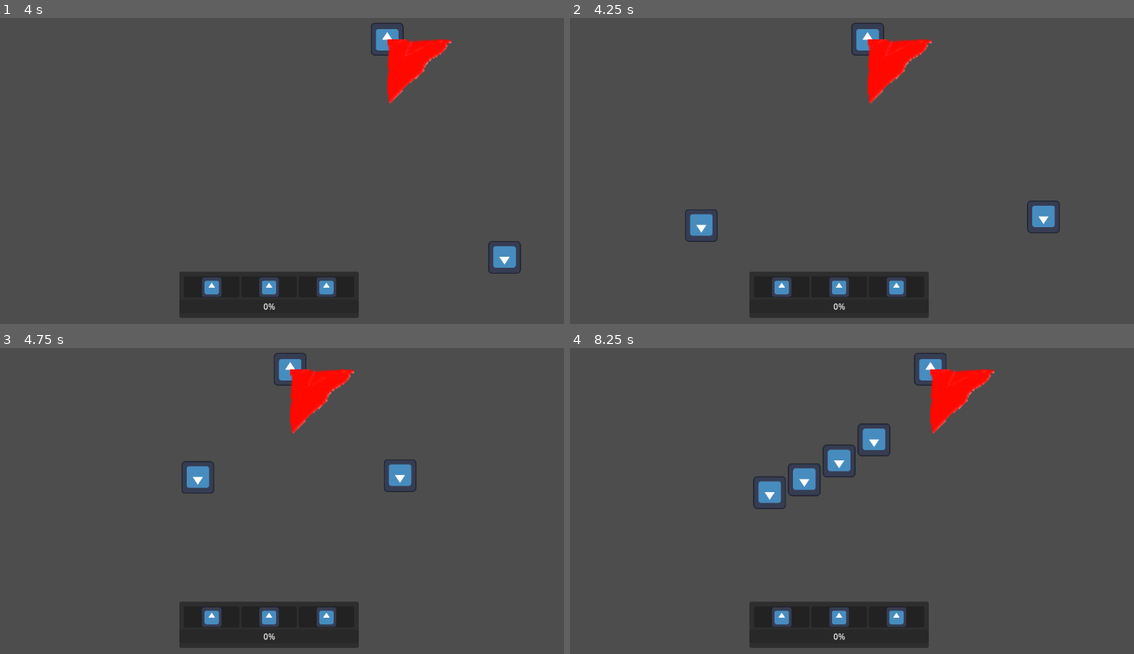
Above: before the commit, frames 1-4 (two rows, left to right).
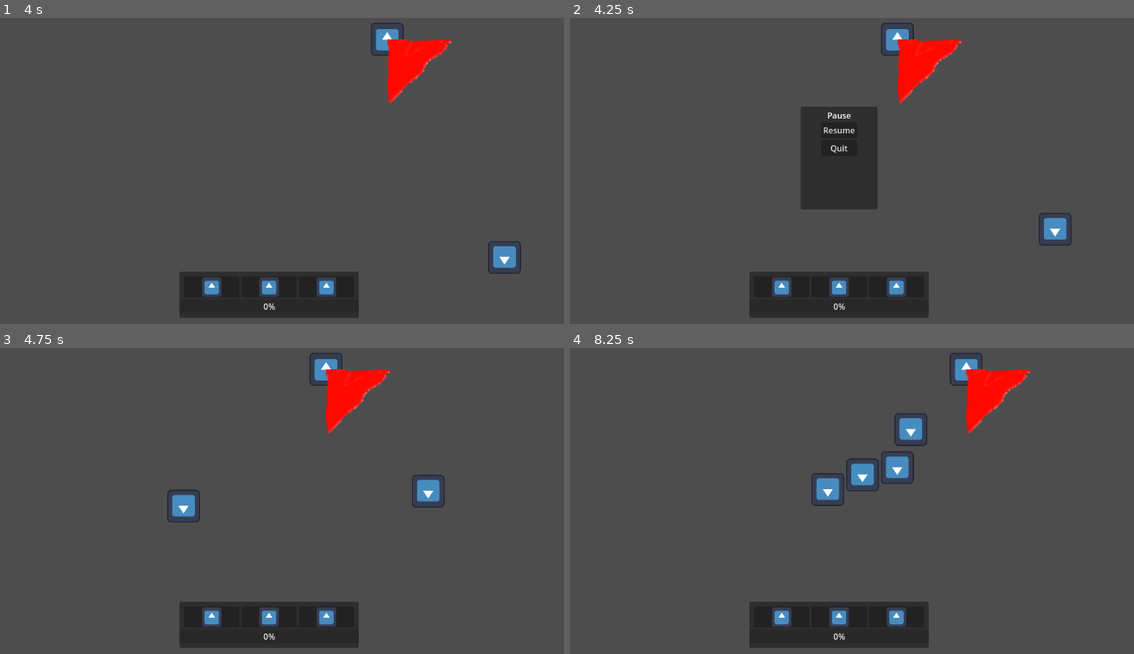
Above: after the commit, the same moments.

Repository: aWildIvysaur/elemental-project
Game: Godot game, scene res://scene/test.tscn
The game is run twice, just before and just after one commit, with the same random seed, the same clock (stepped at 60 frames per second) and the same inputs. The engine's default icon, where the game draws it, is replaced by a stand-in: a white triangle on a blue panel in a dark square.
Inputs (mouse positions are in pixels of both pictures, inside the frame that each line leads up to):
- Up to frame 1 (4 s): move the mouse to (400, 140) at 0.52 s; hold Right (right) 0.53-1.28 s; click (400, 140) at 0.6 s; move the mouse to (152, 174) at 1.27 s; hold Down (down) 1.28-2.03 s; tap Space (dash) at 1.35 s; move the mouse to (327, 85) at 2.02 s; hold Right (right) 2.03-2.78 s; tap 1 (elem1) at 2.1 s; tap Enter at 2.75 s; move the mouse to (236, 223) at 2.77 s; hold Up (up) 2.78-3.53 s; tap 2 (elem2) at 2.85 s; move the mouse to (445, 207) at 3.52 s; hold Left (left) from 3.53 s (still down); tap 3 (elem3) at 3.6 s
- Up to frame 2 (4.25 s): keep holding Left (left); tap Escape (pause, bound only after the commit) at 4.15 s
- Up to frame 3 (4.75 s): release Left (left) at 4.25 s; click (270, 461) at 4.25 s, where only the run after the commit has a clickable "Resume"
- Up to frame 4 (8.25 s): move the mouse to (660, 439) at 5.02 s; hold Left (left) 5.03-5.78 s; click (660, 439) at 5.1 s; move the mouse to (868, 488) at 5.77 s; hold Down (down) 5.78-6.53 s; tap one key every 0.75 s from 5.85 s: Space (dash) 1 (elem1) 2 (elem2) 3 (elem3); move the mouse to (750, 406) at 6.52 s; hold Right (right) 6.53-7.28 s; move the mouse to (970, 470) at 7.27 s; hold Up (up) 7.28-8.03 s; move the mouse to (722, 504) at 8.02 s; hold Right (right) from 8.03 s (still down)

Frame 1 is identical in both runs. In frame 2, 7.8% of the frame differs, in the area x 20-89%, y 1-75%; in frame 3, 4.1%; in frame 4, 5.6%.

Commit message:
feat: pause menu and ui
pause menu and buttons
game pauses on ESC

Diff:
--- a/project.godot
+++ b/project.godot
@@ -75,3 +75,8 @@
 "events": [Object(InputEventKey,"resource_local_to_scene":false,"resource_name":"","device":-1,"window_id":0,"alt_pressed":false,"shift_pressed":false,"ctrl_pressed":false,"meta_pressed":false,"pressed":false,"keycode":0,"physical_keycode":51,"key_label":0,"unicode":51,"echo":false,"script":null)
 ]
 }
+pause={
+"deadzone": 0.5,
+"events": [Object(InputEventKey,"resource_local_to_scene":false,"resource_name":"","device":-1,"window_id":0,"alt_pressed":false,"shift_pressed":false,"ctrl_pressed":false,"meta_pressed":false,"pressed":false,"keycode":0,"physical_keycode":4194305,"key_label":0,"unicode":0,"echo":false,"script":null)
+]
+}
--- /dev/null
+++ b/scene/game_handler.gd
@@ -0,0 +1,32 @@
+extends Node
+
+class_name GameHandler
+
+signal toggle_game_paused(is_paused : bool)
+
+@export var pause_menu: Control
+#@export var load_menu: Control
+@export var options_menu: Control
+@export var HUD: Control
+
+var game_paused: bool = false:
+	get:
+		return game_paused
+	set(value):
+		game_paused = value
+		get_tree().paused = game_paused
+		emit_signal("toggle_game_paused", game_paused)
+		print("Esc Pressed")
+
+func _input(event: InputEvent):
+	if(event.is_action_pressed("pause")):
+		game_paused = !game_paused
+
+func switch_menu_pause():
+	pause_menu.switch_menu()
+
+#func switch_menu_load():
+#	load_menu.switch_menu()
+
+func switch_menu_options():
+	options_menu.switch_menu()
--- /dev/null
+++ b/scene/game_mode_ui.gd
@@ -0,0 +1,5 @@
+extends Control
+
+# Called when the node enters the scene tree for the first time.
+func _ready():
+	pass # Replace with function body.
--- /dev/null
+++ b/scene/options_menu.gd
@@ -0,0 +1,26 @@
+extends Control
+
+@export var game_handler : GameHandler
+
+var vis_state: bool = false
+
+# Called when the node enters the scene tree for the first time.
+func _ready():
+	hide()
+	game_handler.connect("toggle_game_paused", _on_game_handler_toggle_game_paused)
+
+func _on_game_handler_toggle_game_paused(is_paused: bool):
+	if(!is_paused):
+		hide()
+		vis_state = false
+
+func switch_menu():
+	vis_state = !vis_state
+	if vis_state:
+		show()
+	else:
+		hide()
+
+# Called every frame. 'delta' is the elapsed time since the previous frame.
+func _process(_delta):
+	pass
--- /dev/null
+++ b/scene/options_menu.tscn
@@ -0,0 +1,7 @@
+[gd_scene format=3 uid="uid://bk6tc2ibw4r67"]
+
+[node name="OptionsMenu" type="Control"]
+layout_mode = 3
+anchors_preset = 0
+offset_right = 40.0
+offset_bottom = 40.0
--- /dev/null
+++ b/scene/pause_menu.gd
@@ -0,0 +1,47 @@
+extends Control
+
+@export var game_handler : GameHandler
+@export var options_menu : CanvasLayer
+@export var load_menu : CanvasLayer
+
+var vis_state: bool = false
+# Called when the node enters the scene tree for the first time.
+func _ready():
+	hide()
+	game_handler.connect("toggle_game_paused", _on_game_handler_toggle_game_paused)
+
+# Called every frame. 'delta' is the elapsed time since the previous frame.
+func _process(_delta):
+	pass
+
+func _on_game_handler_toggle_game_paused(is_paused: bool):
+	if(is_paused):
+		show()
+		vis_state = true
+	else:
+		hide()
+		vis_state = false
+
+func switch_menu():
+	vis_state = !vis_state
+	if vis_state:
+		show()
+	else:
+		hide()
+
+func _on_resume_pressed():
+	game_handler.game_paused = false
+
+
+func _on_quit_pressed():
+	get_tree().quit()
+
+
+func _on_load_pressed():
+	switch_menu()
+	game_handler.switch_menu_load()
+
+
+func _on_options_pressed():
+	switch_menu()
+	game_handler.switch_menu_options()
--- /dev/null
+++ b/scene/pause_menu.tscn
@@ -0,0 +1,59 @@
+[gd_scene load_steps=2 format=3 uid="uid://b0ys855x320o8"]
+
+[ext_resource type="Script" path="res://scene/pause_menu.gd" id="1_g25u3"]
+
+[node name="PauseMenu" type="Control"]
+layout_mode = 3
+anchors_preset = 15
+anchor_right = 1.0
+anchor_bottom = 1.0
+grow_horizontal = 2
+grow_vertical = 2
+script = ExtResource("1_g25u3")
+
+[node name="PauseMenuHome" type="Panel" parent="."]
+custom_minimum_size = Vector2(150, 200)
+layout_mode = 1
+anchors_preset = 8
+anchor_left = 0.5
+anchor_top = 0.5
+anchor_right = 0.5
+anchor_bottom = 0.5
+grow_horizontal = 2
+grow_vertical = 2
+
+[node name="Label" type="Label" parent="PauseMenuHome"]
+layout_mode = 1
+anchors_preset = 5
+anchor_left = 0.5
+anchor_right = 0.5
+offset_left = -23.5
+offset_top = 5.0
+offset_right = 23.5
+offset_bottom = 28.0
+grow_horizontal = 2
+text = "Pause"
+
+[node name="VBoxContainer" type="VBoxContainer" parent="PauseMenuHome"]
+layout_mode = 1
+anchors_preset = 5
+anchor_left = 0.5
+anchor_right = 0.5
+offset_left = -35.0
+offset_top = 30.0
+offset_right = 35.0
+offset_bottom = 96.0
+grow_horizontal = 2
+
+[node name="Resume" type="Button" parent="PauseMenuHome/VBoxContainer"]
+layout_mode = 2
+text = "Resume
+"
+
+[node name="Quit" type="Button" parent="PauseMenuHome/VBoxContainer"]
+layout_mode = 2
+text = "Quit
+"
+
+[connection signal="pressed" from="PauseMenuHome/VBoxContainer/Resume" to="." method="_on_resume_pressed"]
+[connection signal="pressed" from="PauseMenuHome/VBoxContainer/Quit" to="." method="_on_quit_pressed"]
--- a/scene/test.tscn
+++ b/scene/test.tscn
@@ -1,9 +1,14 @@
-[gd_scene load_steps=7 format=3 uid="uid://dyk2bhfrudumb"]
+[gd_scene load_steps=12 format=3 uid="uid://dyk2bhfrudumb"]
 
 [ext_resource type="PackedScene" uid="uid://gc0ikpwdxdjb" path="res://scene/player.tscn" id="1_4e1uf"]
+[ext_resource type="Script" path="res://scene/game_handler.gd" id="1_elvic"]
 [ext_resource type="PackedScene" uid="uid://mgpyxjbq1rtl" path="res://scene/enemy.tscn" id="2_nq154"]
 [ext_resource type="Script" path="res://script/enemy_spawner.gd" id="3_l58jd"]
 [ext_resource type="PackedScene" uid="uid://ni5ieuajcnvi" path="res://scene/game_mode_ui.tscn" id="4_rdod0"]
+[ext_resource type="Script" path="res://scene/game_mode_ui.gd" id="6_0ijpk"]
+[ext_resource type="PackedScene" uid="uid://b0ys855x320o8" path="res://scene/pause_menu.tscn" id="6_r83ug"]
+[ext_resource type="PackedScene" uid="uid://bk6tc2ibw4r67" path="res://scene/options_menu.tscn" id="7_rwwjc"]
+[ext_resource type="Script" path="res://scene/options_menu.gd" id="10_76myj"]
 
 [sub_resource type="RectangleShape2D" id="RectangleShape2D_aicg0"]
 size = Vector2(42, 726)
@@ -11,42 +16,65 @@
 [sub_resource type="RectangleShape2D" id="RectangleShape2D_1nr3l"]
 size = Vector2(1234, 20)
 
-[node name="Node2D" type="Node2D"]
+[node name="GameHandler" type="Node" node_paths=PackedStringArray("pause_menu", "options_menu", "HUD")]
+process_mode = 3
+script = ExtResource("1_elvic")
+pause_menu = NodePath("Interface/PauseMenuLayer/PauseMenu")
+options_menu = NodePath("Interface/OptionsMenuLayer/OptionsMenu")
+HUD = NodePath("Interface/UILayer/GameModeUI")
 
-[node name="Player" parent="." instance=ExtResource("1_4e1uf")]
+[node name="Interface" type="Node" parent="."]
+
+[node name="UILayer" type="CanvasLayer" parent="Interface"]
+
+[node name="GameModeUI" parent="Interface/UILayer" instance=ExtResource("4_rdod0")]
+script = ExtResource("6_0ijpk")
+
+[node name="PauseMenuLayer" type="CanvasLayer" parent="Interface"]
+
+[node name="PauseMenu" parent="Interface/PauseMenuLayer" node_paths=PackedStringArray("game_handler", "options_menu") instance=ExtResource("6_r83ug")]
+game_handler = NodePath("../../..")
+options_menu = NodePath("../../OptionsMenuLayer")
+
+[node name="OptionsMenuLayer" type="CanvasLayer" parent="Interface"]
+
+[node name="OptionsMenu" parent="Interface/OptionsMenuLayer" node_paths=PackedStringArray("game_handler") instance=ExtResource("7_rwwjc")]
+script = ExtResource("10_76myj")
+game_handler = NodePath("../../..")
+
+[node name="Level" type="Node2D" parent="."]
+process_mode = 1
+
+[node name="Player" parent="Level" instance=ExtResource("1_4e1uf")]
 unique_name_in_owner = true
 scale = Vector2(0.5, 0.5)
 
-[node name="Camera2D" type="Camera2D" parent="."]
+[node name="Camera2D" type="Camera2D" parent="Level"]
 
-[node name="Walls" type="StaticBody2D" parent="."]
+[node name="Walls" type="StaticBody2D" parent="Level"]
 collision_layer = 3
 collision_mask = 3
 
-[node name="right" type="CollisionShape2D" parent="Walls"]
+[node name="right" type="CollisionShape2D" parent="Level/Walls"]
 position = Vector2(596, 0)
 shape = SubResource("RectangleShape2D_aicg0")
 
-[node name="left" type="CollisionShape2D" parent="Walls"]
+[node name="left" type="CollisionShape2D" parent="Level/Walls"]
 position = Vector2(-599, 0)
 shape = SubResource("RectangleShape2D_aicg0")
 
-[node name="bottom" type="CollisionShape2D" parent="Walls"]
+[node name="bottom" type="CollisionShape2D" parent="Level/Walls"]
 position = Vector2(0, 335)
 shape = SubResource("RectangleShape2D_1nr3l")
 
-[node name="top" type="CollisionShape2D" parent="Walls"]
+[node name="top" type="CollisionShape2D" parent="Level/Walls"]
 position = Vector2(0, -333)
 shape = SubResource("RectangleShape2D_1nr3l")
 
-[node name="Enemy" parent="." node_paths=PackedStringArray("target") instance=ExtResource("2_nq154")]
+[node name="Enemy" parent="Level" node_paths=PackedStringArray("target") instance=ExtResource("2_nq154")]
 position = Vector2(303, -109)
 scale = Vector2(0.5, 0.5)
 target = NodePath("../Player")
 
-[node name="EnemySpawner" type="Node" parent="."]
+[node name="EnemySpawner" type="Node" parent="Level"]
 script = ExtResource("3_l58jd")
-
-[node name="CanvasLayer" type="CanvasLayer" parent="."]
-
-[node name="Game Mode UI" parent="CanvasLayer" instance=ExtResource("4_rdod0")]
